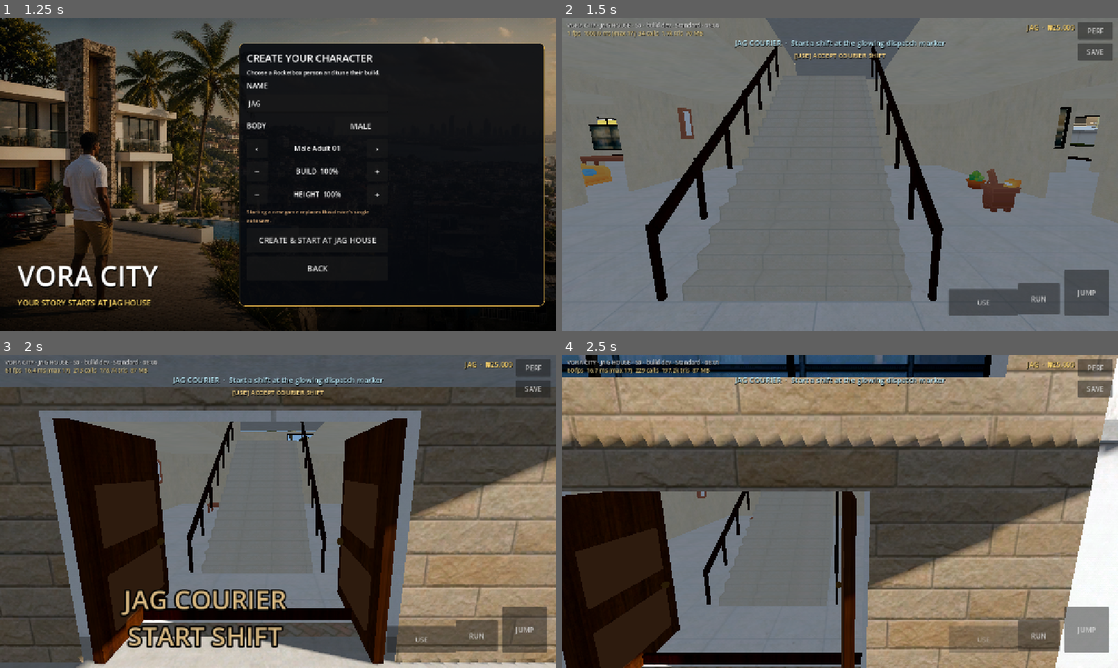
Above: before the commit, frames 1-4 (two rows, left to right).
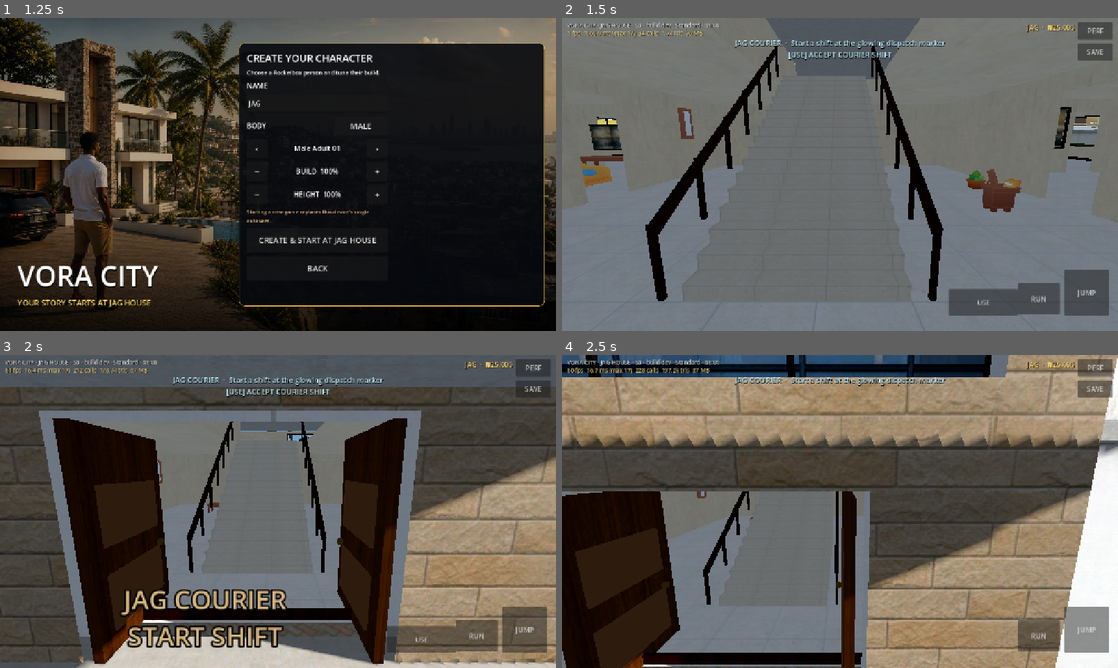
Above: after the commit, the same moments.

Repository: macaulay-spec/Arena-v-world
Game: Godot game, scene res://scenes/main.tscn
Same seed, same stepped clock (60 frames per second), same inputs: the game is played once before the commit and once after it.
Inputs (mouse positions are in pixels of both pictures, inside the frame that each line leads up to):
- Up to frame 1 (1.25 s): click "NEW GAME" at 0.5 s
- Up to frame 2 (1.5 s): click "CREATE & START AT JAG HOUSE" at 1.25 s
- Up to frame 3 (2 s): no input
- Up to frame 4 (2.5 s): tap Enter at 2 s; move the mouse to (962, 495) at 2.02 s; hold D (move_right) from 2.03 s (still down); hold Shift (run) from 2.03 s (still down); click (962, 495) at 2.17 s; tap Space (jump) at 2.27 s

Frame 1 is identical in both runs. In frame 2, 0.3% of the frame differs, in the area x 40-60%, y 10-14%; in frame 3, 0.3%; in frame 4, 1.0%, in the area x 14-82%, y 4-96%.

Commit message:
Keep touch UI contextual in roaming areas
Co-authored-by: arena-agent <297053741+arena-agent@users.noreply.github.com>

Diff:
--- a/godot/scripts/hud.gd
+++ b/godot/scripts/hud.gd
@@ -12,7 +12,6 @@
 var build_label: Label
 var profile_label: Label
 var mission_label: Label
-var prompt_label: Label
 var run_button: Button
 var jump_button: Button
 var interact_button: Button
@@ -67,15 +66,6 @@
 	mission_label.add_theme_color_override("font_shadow_color", Color(0, 0, 0, 0.95))
 	mission_label.add_theme_constant_override("shadow_offset_y", 2)
 	root.add_child(mission_label)
-	prompt_label = Label.new()
-	prompt_label.set_anchors_preset(Control.PRESET_CENTER_TOP)
-	prompt_label.position = Vector2(-230, 75)
-	prompt_label.custom_minimum_size = Vector2(460, 28)
-	prompt_label.horizontal_alignment = HORIZONTAL_ALIGNMENT_CENTER
-	prompt_label.add_theme_font_size_override("font_size", 15)
-	prompt_label.add_theme_color_override("font_color", Color(1.0, 0.86, 0.55))
-	prompt_label.add_theme_color_override("font_shadow_color", Color(0, 0, 0, 0.95))
-	root.add_child(prompt_label)
 	# stick visuals
 	stick_base = _circle(Color(1, 1, 1, 0.18), 150)
 	stick_knob = _circle(Color(1, 1, 1, 0.45), 64)
@@ -97,6 +87,7 @@
 	interact_button.set_anchors_preset(Control.PRESET_BOTTOM_RIGHT)
 	interact_button.position = Vector2(-390, -96)
 	interact_button.add_theme_font_size_override("font_size", 15)
+	interact_button.visible = false
 	interact_button.pressed.connect(_interact)
 	root.add_child(interact_button)
 	var perf := _button("PERF", Vector2(-92, 10), Vector2(80, 40))
@@ -261,11 +252,13 @@
 	short_label.text = Perf.short_line()
 	var world := _current_world()
 	if world:
+		var prompt := world.interaction_label()
 		mission_label.text = _mission_text(world)
-		var prompt := world.interaction_label()
+		if not prompt.is_empty():
+			mission_label.text += "\n[USE] " + prompt
 		interact_button.disabled = prompt.is_empty()
+		interact_button.visible = not prompt.is_empty()
 		interact_button.tooltip_text = prompt
-		prompt_label.text = "[USE] " + prompt if not prompt.is_empty() else ""
 		var driving := is_instance_valid(world.active_vehicle)
 		if driving != _was_driving:
 			run_button.set_pressed_no_signal(false)
